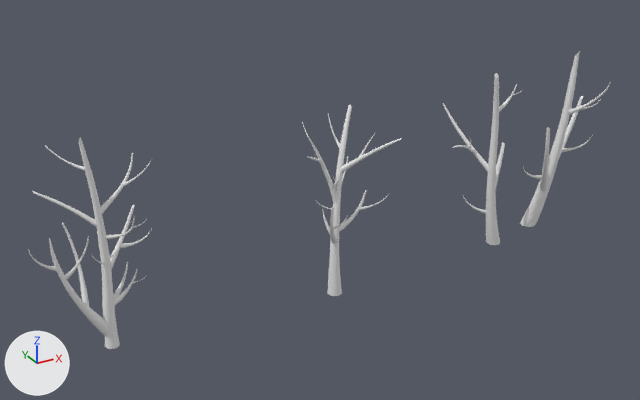
The OBJ model NpcProject/Assets/Developers/Eunjung/Model/Forest/Foliages/tree_0308.obj as it was, and as the next commit left it.
The view is the same before and after, from a 50 mm lens placed at (-30.3, -53.8, 34.5), pointed at (-0.6, 0.1, 7.6). Lighting does not change. The marker at lower left points along +X, +Y and +Z. Where no turn or scale is listed for an object, it has been applied to the vertices.

Objects in the first picture: 'tree001', 'tree002', 'tree003', 'tree004'.
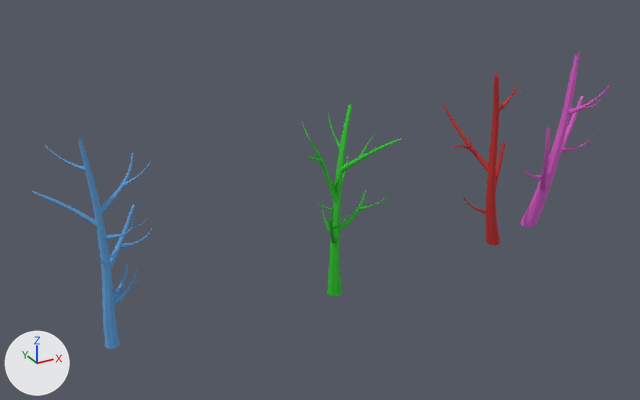
Edits to the bpy script that builds the scene:
```text
Add mat_wire_177028149:
    mat_wire_177028149 = principled_material('wire_177028149')
    mat_wire_177028149.base_color = (0.694, 0.11, 0.584)  # pink #d95dc9
    mat_wire_177028149.roughness = 0.821
Add mat_wire_028089177:
    mat_wire_028089177 = principled_material('wire_028089177')
    mat_wire_028089177.base_color = (0.11, 0.349, 0.694)  # blue #5d9fd9
    mat_wire_028089177.roughness = 0.821
Add mat_wire_006134006:
    mat_wire_006134006 = principled_material('wire_006134006')
    mat_wire_006134006.base_color = (0.0235, 0.525, 0.0235)  # green #2ac02a
    mat_wire_006134006.roughness = 0.821
Add mat_wire_134006006:
    mat_wire_134006006 = principled_material('wire_134006006')
    mat_wire_134006006.base_color = (0.525, 0.0235, 0.0235)  # red #c02a2a
    mat_wire_134006006.roughness = 0.821
Change me_tree001:
    where me_tree001.from_pydata(...)  # 872 vertices, 1664 faces; spans x 11.5..17.6, y -1.0..3.7, z 0.0..15.6
    remove me_tree001.materials.append(mat_wire_086086086)  # white #e7e7e7
    add me_tree001.materials.append(mat_wire_134006006)  # red #c02a2a
Change me_tree002:
    where me_tree002.from_pydata(...)  # 1712 vertices, 3254 faces; spans x -2.51..4.14, y -4.94..2.0, z 0.0..14.49
    remove me_tree002.materials.append(mat_wire_086086086)  # white #e7e7e7
    add me_tree002.materials.append(mat_wire_006134006)  # green #2ac02a
Change me_tree003:
    used by ob_tree003; location = (0.0, 0.0, 0.0)
    remove me_tree003.from_pydata(...)  # 2000 vertices, 3820 faces; spans x -22.4..-13.2, y -2.2..3.0, z 0.0..15.7
    add me_tree003.from_pydata(...)  # 1528 vertices, 2916 faces; spans x -21.1..-13.2, y -2.2..3.0, z 0.0..15.7
    me_tree003 part 1: the loose piece of 120 vertices spanning x -19.4..-18.6, y -0.4..2.0, z 3.2..9.2 is deleted
    me_tree003 part 2: the loose piece of 120 vertices spanning x -20.3..-18.5, y -1.5..-0.3, z 6.0..9.4 is deleted
    me_tree003 part 3: the loose piece of 120 vertices spanning x -22.4..-20.5, y -1.8..-0.3, z 6.9..9.5 is deleted
    me_tree003 part 4: the loose piece of 112 vertices spanning x -20.8..-17.2, y -0.6..0.3, z 0.7..9.4 is deleted
    me_tree003 part 5: 2916 faces spanning x -21.1..-13.2, y -2.2..3.0, z 0.0..15.7 switch from mat_wire_086086086 (white #e7e7e7) to mat_wire_028089177 (blue #5d9fd9)
    me_tree003 part 6: the surface is now shaded flat
Change me_tree004:
    where me_tree004.from_pydata(...)  # 880 vertices, 1690 faces; spans x 17.5..25.1, y -4.6..0.7, z 0.9..16.5
    remove me_tree004.materials.append(mat_wire_086086086)  # white #e7e7e7
    add me_tree004.materials.append(mat_wire_177028149)  # pink #d95dc9
```

Pixel boxes [x1, y1, x2, y2] of what changed, in the pictures (640 x 400 px):
'tree003', reshaped
    before: [28, 137, 152, 349]
    after: [32, 137, 152, 349]
'tree002', recoloured (white to green)
    both: [302, 105, 402, 296]
'tree004', recoloured (white to pink)
    both: [520, 51, 611, 227]
'tree001', recoloured (white to red)
    both: [443, 73, 521, 245]
part 1 of me_tree003, deleted
    before: [62, 222, 90, 307]
part 2 of me_tree003, deleted
    before: [64, 238, 89, 280]
part 3 of me_tree003, deleted
    before: [28, 249, 58, 271]
part 4 of me_tree003, deleted
    before: [49, 238, 109, 336]
part 5 of me_tree003, recoloured (white to blue)
    both: [32, 137, 152, 349]
